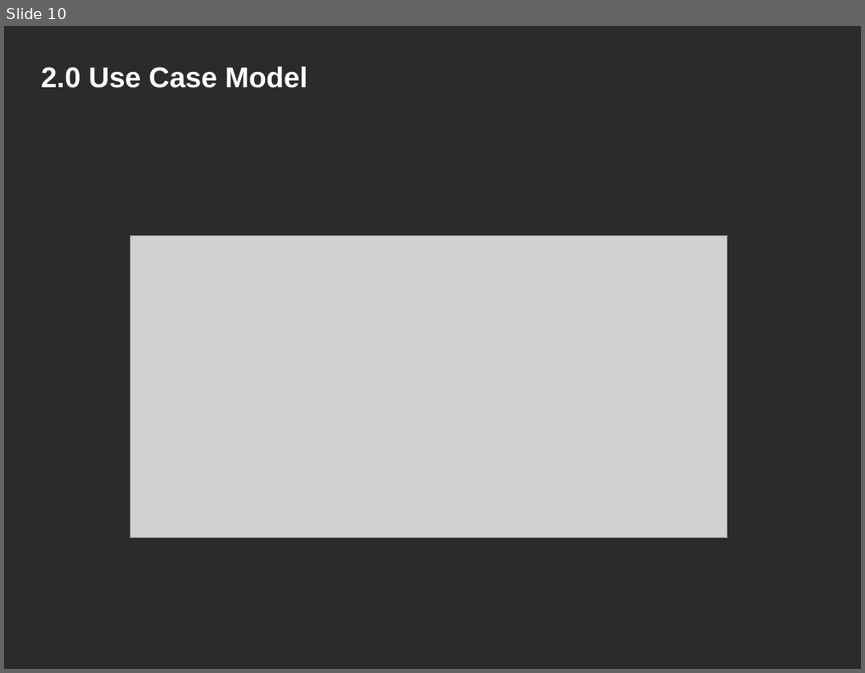
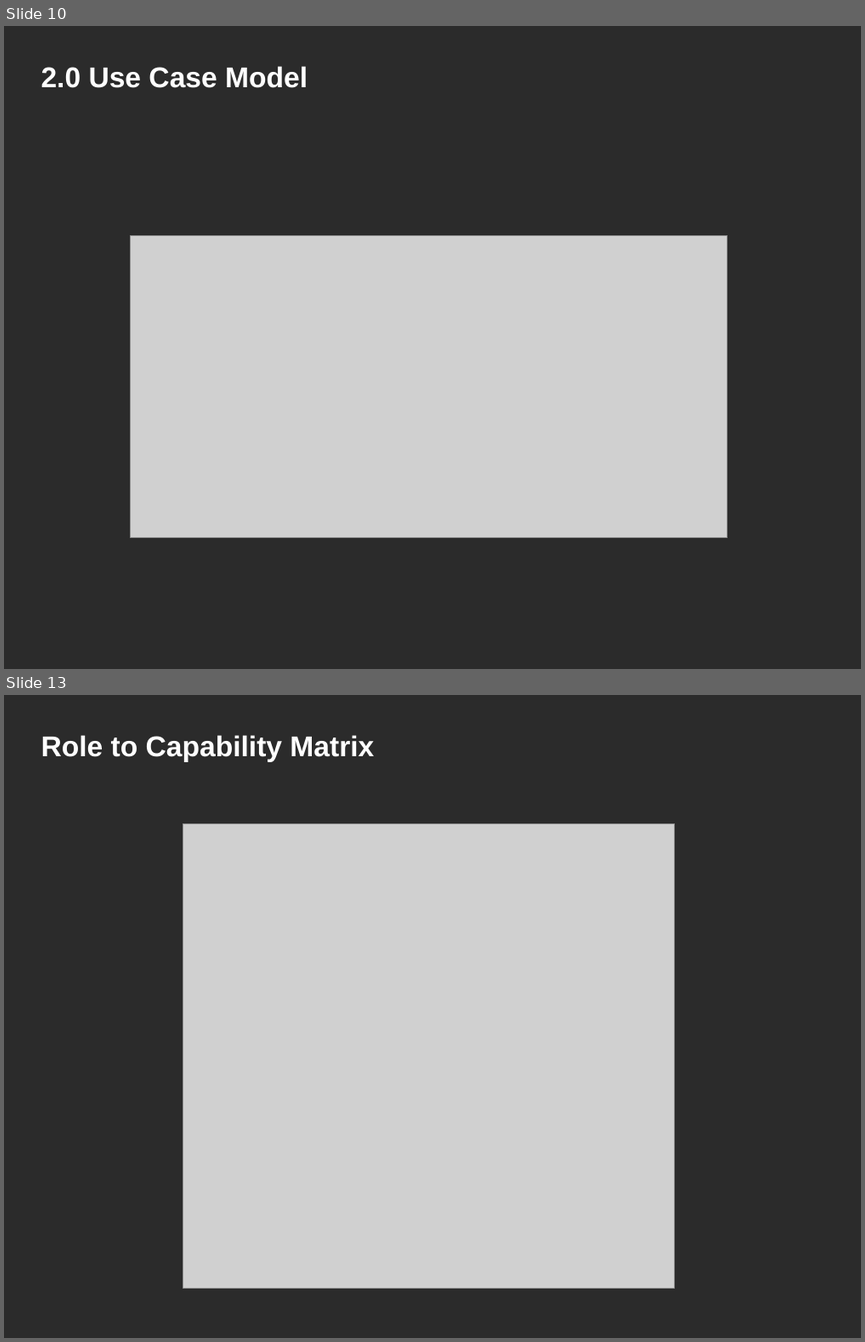
Before and after one commit to NCIP/caarray-docs, a slide deck: project_management/open_meetings/caArray User Community Meeting Sept 12.ppt. Shown one above the other, each under a label of ours: slide 10 before the commit, slides 10 and 13 after it; the slides between them are not shown. The pictures are 865x673 and 865x1342 pixels, drawn with LibreOffice and Linux fonts; fonts in the diff are those of the drawing; grey boxes stand for pictures; background and template pictures are left out; a plain dark background stands for a picture behind light text. Boxes give left, top, right and bottom in pixels: in the first picture for what was removed or moved away, otherwise in the second. Text is boxed around its words. In the diff, an @@ line names an element or a change of style, - is before the commit and + after.

```diff
--- a/project_management/open_meetings/caArray User Community Meeting Sept 12.ppt
+++ b/project_management/open_meetings/caArray User Community Meeting Sept 12.ppt
@@ slide 13 added at [4, 695, 861, 1338], background picture (left out) @@
@@ title added at [41, 735, 374, 762], 24 pt, text #FFFFFF, bold @@
+Role to Capability Matrix
@@ picture added at [183, 823, 674, 1288] @@
```
Also in this commit, not shown: 6 slides changed, 2 other slides added.
